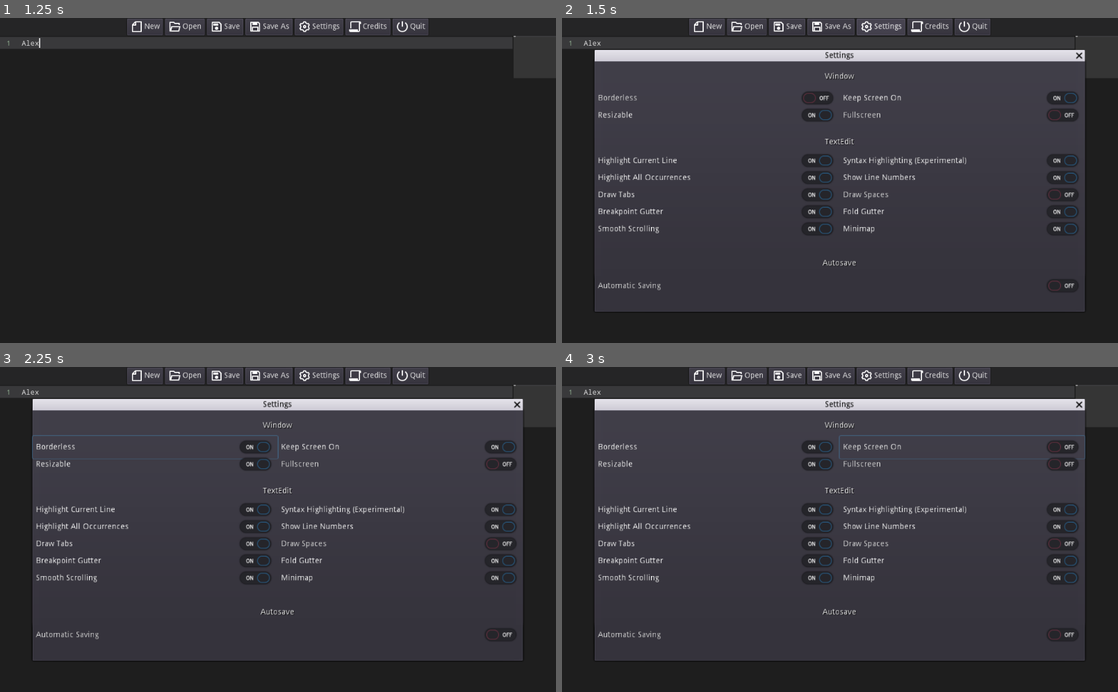
Above: before the commit, frames 1-4 (two rows, left to right).
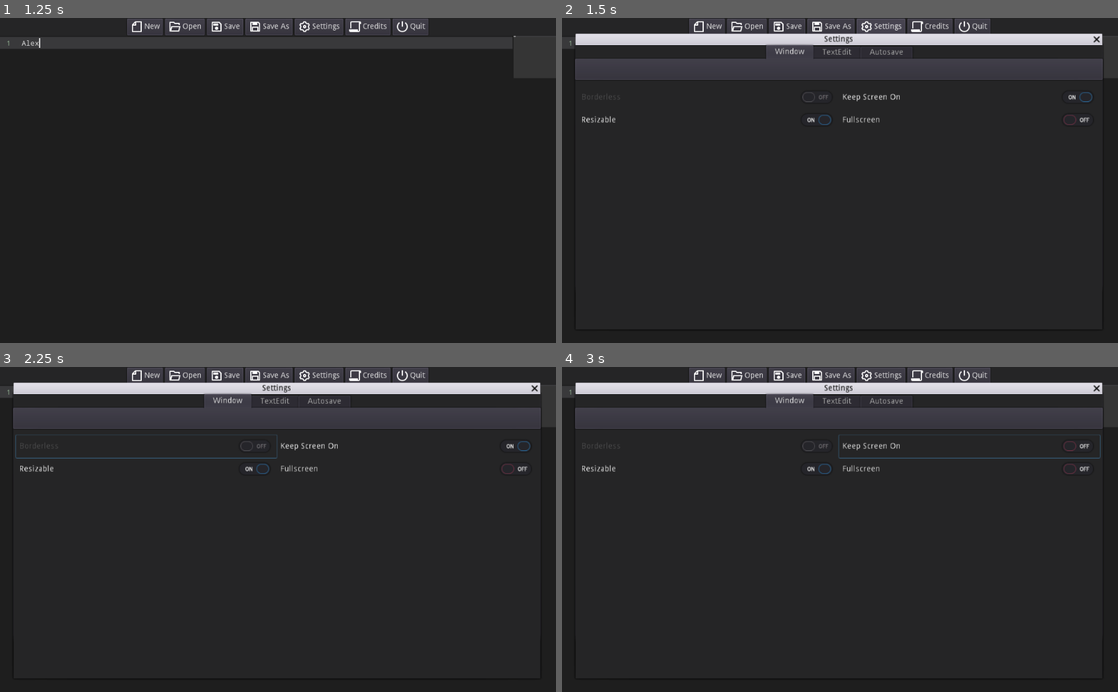
Above: after the commit, the same moments.

Repository: Ihsan-Entertainment/IE-Code
Game: Godot game, scene res://Assets/Scenes/main.tscn
Same seed, same stepped clock (60 frames per second), same inputs: the game is played once before the commit and once after it.
Inputs (mouse positions are in pixels of both pictures, inside the frame that each line leads up to):
- Up to frame 1 (1.25 s): click (278, 190) at 0.52 s; type "Alex" at 0.6 s
- Up to frame 2 (1.5 s): click "Settings" at 1.25 s
- Up to frame 3 (2.25 s): click (155, 448) at 2 s, where only the run before the commit has a clickable "Borderless"
- Up to frame 4 (3 s): click "Keep Screen On" at 2.75 s

Frame 1 is identical in both runs. In frame 2, 45% of the frame differs, in the area x 2-98%, y 4-91%; in frame 3, 45%; in frame 4, 45%.
Error before the commit: Invalid get index 'pressed' (on base: 'null instance'). (res://Assets/Scripts/main.gd:32)

Commit message:
Add v1.5.0 files

Diff:
--- a/IE Code/Assets/Scenes/main.tscn
+++ b/IE Code/Assets/Scenes/main.tscn
@@ -16,6 +16,9 @@
 [sub_resource type="DynamicFont" id=2]
 size = 13
 font_data = ExtResource( 9 )
+
+[sub_resource type="StyleBoxFlat" id=3]
+bg_color = Color( 0.145098, 0.145098, 0.14902, 1 )
 
 [node name="Main" type="Control"]
 anchor_right = 1.0
@@ -53,7 +56,6 @@
 margin_right = 298.0
 margin_bottom = 31.0
 hint_tooltip = "Creates a new file. (Ctrl+N)"
-mouse_default_cursor_shape = 2
 text = "New"
 icon = ExtResource( 2 )
 
@@ -62,7 +64,6 @@
 margin_right = 375.0
 margin_bottom = 31.0
 hint_tooltip = "Opens an existing file. (Ctrl+O)"
-mouse_default_cursor_shape = 2
 text = "Open"
 icon = ExtResource( 3 )
 
@@ -71,7 +72,6 @@
 margin_right = 446.0
 margin_bottom = 31.0
 hint_tooltip = "Saves changes to your current file. (Ctrl+S)"
-mouse_default_cursor_shape = 2
 text = "Save"
 icon = ExtResource( 1 )
 
@@ -80,7 +80,6 @@
 margin_right = 537.0
 margin_bottom = 31.0
 hint_tooltip = "Save your text as a new file or overwrite one. (Shift+Ctrl+S)"
-mouse_default_cursor_shape = 2
 text = "Save As"
 icon = ExtResource( 4 )
 
@@ -89,7 +88,6 @@
 margin_right = 630.0
 margin_bottom = 31.0
 hint_tooltip = "Opens the settings menu. (F3)"
-mouse_default_cursor_shape = 2
 text = "Settings"
 icon = ExtResource( 6 )
 
@@ -98,7 +96,6 @@
 margin_right = 717.0
 margin_bottom = 31.0
 hint_tooltip = "Shows the credits."
-mouse_default_cursor_shape = 2
 text = "Credits"
 icon = ExtResource( 5 )
 
@@ -107,7 +104,6 @@
 margin_right = 787.0
 margin_bottom = 31.0
 hint_tooltip = "Closes the application. (Alt+F4)"
-mouse_default_cursor_shape = 2
 text = "Quit"
 icon = ExtResource( 7 )
 
@@ -148,8 +144,8 @@
 mode = 0
 access = 2
 show_hidden_files = true
-current_dir = "/Users/Flexy_GG1/Documents"
-current_path = "/Users/Flexy_GG1/Documents/"
+current_dir = "/Users"
+current_path = "/Users/"
 __meta__ = {
 "_edit_use_anchors_": false
 }
@@ -163,9 +159,9 @@
 window_title = "Save File As"
 access = 2
 show_hidden_files = true
-current_dir = "/Users/Flexy_GG1"
-current_file = "Documents"
-current_path = "/Users/Flexy_GG1/Documents"
+current_dir = "/Users"
+current_file = "Users"
+current_path = "/Users/Users"
 __meta__ = {
 "_edit_use_anchors_": false
 }
@@ -199,16 +195,16 @@
 custom_colors/background_color = Color( 0.145098, 0.145098, 0.14902, 1 )
 custom_colors/number_color = Color( 1, 1, 1, 1 )
 custom_colors/font_color_readonly = Color( 1, 1, 1, 1 )
-text = "IE Code v1.4.4 for [OS]
+text = "IE Code v1.5.0 for [OS]
 Copyright (c) 2021 Ihsan Entertainment. Lincensed under the MIT License.
 For more information check out https://github.com/Ihsan-Entertainment/IE-Code/blob/main/LICENSE.md
 GitHub (source code and download): https://github.com/Ihsan-Entertainment/IE-Code
 
-</></></></></></></></></></>
+////////////////////////////////////////////////////////////////////////////////////////////////////
 
 Icons by Remixicon (https://remixicon.com)
 
-</></></></></></></></></></>
+////////////////////////////////////////////////////////////////////////////////////////////////////
 
 Code font: Droid Sans Mono
 
@@ -226,7 +222,7 @@
 See the License for the specific language governing permissions and
 limitations under the License.
 
-</></></></></></></></></></>
+////////////////////////////////////////////////////////////////////////////////////////////////////
 
 This game uses Godot Engine, available under the following license:
 
@@ -254,45 +250,57 @@
 }
 
 [node name="Settings" type="WindowDialog" parent="."]
-margin_left = 60.0
-margin_top = 80.0
-margin_right = 920.0
-margin_bottom = 520.0
+margin_left = 25.0
+margin_top = 50.0
+margin_right = 949.0
+margin_bottom = 550.0
 rect_scale = Vector2( 1.05, 1.05 )
 window_title = "Settings"
 __meta__ = {
 "_edit_use_anchors_": false
 }
 
-[node name="Window" type="Label" parent="Settings"]
-margin_left = 404.0
-margin_top = 20.0
-margin_right = 455.0
-margin_bottom = 34.0
-custom_colors/font_color_shadow = Color( 0, 0, 0, 1 )
-text = "Window"
-align = 1
-valign = 1
-__meta__ = {
-"_edit_use_anchors_": false
-}
-
-[node name="Borderless" type="CheckButton" parent="Settings"]
-margin_top = 45.0
-margin_right = 430.0
-margin_bottom = 85.0
+[node name="Background" type="Panel" parent="Settings"]
+margin_right = 924.0
+margin_bottom = 500.0
+custom_styles/panel = SubResource( 3 )
+__meta__ = {
+"_edit_use_anchors_": false
+}
+
+[node name="TabContainer" type="TabContainer" parent="Settings"]
+margin_right = 924.0
+margin_bottom = 60.0
+__meta__ = {
+"_edit_use_anchors_": false
+}
+
+[node name="Window" type="Tabs" parent="Settings/TabContainer"]
+anchor_right = 1.0
+anchor_bottom = 1.0
+margin_left = 4.0
+margin_top = 32.0
+margin_right = -4.0
+margin_bottom = -4.0
+
+[node name="Borderless" type="CheckButton" parent="Settings/TabContainer/Window"]
+anchor_right = 1.0
+anchor_bottom = 1.0
+margin_top = 40.0
+margin_right = -458.0
+margin_bottom = 56.0
 hint_tooltip = "Forces the main window to be borderless."
-mouse_default_cursor_shape = 2
+disabled = true
 text = "Borderless"
 __meta__ = {
 "_edit_use_anchors_": false
 }
 
-[node name="EnergySaving" type="CheckButton" parent="Settings"]
-margin_left = 430.0
-margin_top = 45.0
-margin_right = 860.0
-margin_bottom = 85.0
+[node name="EnergySaving" type="CheckButton" parent="Settings/TabContainer/Window"]
+margin_left = 458.0
+margin_top = 40.0
+margin_right = 916.0
+margin_bottom = 80.0
 hint_tooltip = "If enabled, keeps the screen on (even in case of
 inactivity), so the screen saver does not take over."
 pressed = true
@@ -301,23 +309,22 @@
 "_edit_use_anchors_": false
 }
 
-[node name="Resizable" type="CheckButton" parent="Settings"]
-margin_top = 75.0
-margin_right = 430.0
-margin_bottom = 115.0
+[node name="Resizable" type="CheckButton" parent="Settings/TabContainer/Window"]
+margin_top = 80.0
+margin_right = 458.0
+margin_bottom = 120.0
 hint_tooltip = "Allows the window to be resizable by default."
-mouse_default_cursor_shape = 2
 pressed = true
 text = "Resizable"
 __meta__ = {
 "_edit_use_anchors_": false
 }
 
-[node name="Fullscreen" type="CheckButton" parent="Settings"]
-margin_left = 430.0
-margin_top = 75.0
-margin_right = 860.0
-margin_bottom = 115.0
+[node name="Fullscreen" type="CheckButton" parent="Settings/TabContainer/Window"]
+margin_left = 458.0
+margin_top = 80.0
+margin_right = 916.0
+margin_bottom = 120.0
 hint_tooltip = "Sets the window to full screen.
 
 Note that this is not exclusive fullscreen. On Windows and
@@ -326,178 +333,158 @@
 
 Regardless to the platform, enabling fullscreen will change the
 window size to the monitor's size."
-mouse_default_cursor_shape = 2
 text = "Fullscreen"
 __meta__ = {
 "_edit_use_anchors_": false
 }
 
-[node name="TextEdit" type="Label" parent="Settings"]
-margin_left = 404.0
-margin_top = 135.0
-margin_right = 455.0
-margin_bottom = 149.0
-custom_colors/font_color_shadow = Color( 0, 0, 0, 1 )
-text = "TextEdit"
-align = 1
-valign = 1
-__meta__ = {
-"_edit_use_anchors_": false
-}
-
-[node name="HighlightCurrentLine" type="CheckButton" parent="Settings"]
-margin_top = 155.0
-margin_right = 430.0
-margin_bottom = 195.0
+[node name="TextEdit" type="Tabs" parent="Settings/TabContainer"]
+visible = false
+anchor_right = 1.0
+anchor_bottom = 1.0
+margin_left = 4.0
+margin_top = 32.0
+margin_right = -4.0
+margin_bottom = -4.0
+
+[node name="HighlightCurrentLine" type="CheckButton" parent="Settings/TabContainer/TextEdit"]
+margin_top = 40.0
+margin_right = 458.0
+margin_bottom = 80.0
 hint_tooltip = "If enabled, the line containing the cursor is
 highlighted."
-mouse_default_cursor_shape = 2
 pressed = true
 text = "Highlight Current Line"
 __meta__ = {
 "_edit_use_anchors_": false
 }
 
-[node name="SyntaxHighlighting" type="CheckButton" parent="Settings"]
-margin_left = 430.0
-margin_top = 155.0
-margin_right = 860.0
-margin_bottom = 195.0
+[node name="HighligtAllOccurrences" type="CheckButton" parent="Settings/TabContainer/TextEdit"]
+margin_top = 80.0
+margin_right = 458.0
+margin_bottom = 120.0
+hint_tooltip = "If enabled, all occurrences of the selected text will be
+highlighted."
+pressed = true
+text = "Highlight All Occurrences"
+__meta__ = {
+"_edit_use_anchors_": false
+}
+
+[node name="SyntaxHighlighting" type="CheckButton" parent="Settings/TabContainer/TextEdit"]
+margin_left = 458.0
+margin_top = 40.0
+margin_right = 916.0
+margin_bottom = 80.0
 hint_tooltip = "If enabled, any custom colour properties that have been
 set for the TextEdit will be visible."
-mouse_default_cursor_shape = 2
 pressed = true
 text = "Syntax Highlighting (Experimental)"
 __meta__ = {
 "_edit_use_anchors_": false
 }
 
-[node name="HighligtAllOccurrences" type="CheckButton" parent="Settings"]
-margin_top = 185.0
-margin_right = 430.0
-margin_bottom = 225.0
-hint_tooltip = "If enabled, all occurrences of the selected text will be
-highlighted."
-mouse_default_cursor_shape = 2
-pressed = true
-text = "Highlight All Occurrences"
-__meta__ = {
-"_edit_use_anchors_": false
-}
-
-[node name="LineNumbers" type="CheckButton" parent="Settings"]
-margin_left = 430.0
-margin_top = 185.0
-margin_right = 860.0
-margin_bottom = 225.0
+[node name="LineNumbers" type="CheckButton" parent="Settings/TabContainer/TextEdit"]
+margin_left = 458.0
+margin_top = 80.0
+margin_right = 916.0
+margin_bottom = 120.0
 hint_tooltip = "If enabled, line numbers are displayed to the left of
 the text."
-mouse_default_cursor_shape = 2
 pressed = true
 text = "Show Line Numbers"
 __meta__ = {
 "_edit_use_anchors_": false
 }
 
-[node name="DrawTabs" type="CheckButton" parent="Settings"]
-margin_top = 215.0
-margin_right = 430.0
-margin_bottom = 255.0
+[node name="DrawTabs" type="CheckButton" parent="Settings/TabContainer/TextEdit"]
+margin_top = 120.0
+margin_right = 458.0
+margin_bottom = 160.0
 hint_tooltip = "If enabled, the \"tab\" character will have a visible
 representation."
-mouse_default_cursor_shape = 2
 pressed = true
 text = "Draw Tabs"
 __meta__ = {
 "_edit_use_anchors_": false
 }
 
-[node name="DrawSpaces" type="CheckButton" parent="Settings"]
-margin_left = 430.0
-margin_top = 215.0
-margin_right = 860.0
-margin_bottom = 255.0
+[node name="DrawSpaces" type="CheckButton" parent="Settings/TabContainer/TextEdit"]
+margin_left = 458.0
+margin_top = 120.0
+margin_right = 916.0
+margin_bottom = 160.0
 hint_tooltip = "If enabled, the \"space\" character will have a visible
 representation."
-mouse_default_cursor_shape = 2
 text = "Draw Spaces"
 __meta__ = {
 "_edit_use_anchors_": false
 }
 
-[node name="BreakpointGutter" type="CheckButton" parent="Settings"]
-margin_top = 245.0
-margin_right = 430.0
-margin_bottom = 285.0
+[node name="BreakpointGutter" type="CheckButton" parent="Settings/TabContainer/TextEdit"]
+margin_top = 160.0
+margin_right = 458.0
+margin_bottom = 200.0
 hint_tooltip = "If enabled, the breakpoint gutter is visible."
-mouse_default_cursor_shape = 2
 pressed = true
 text = "Breakpoint Gutter"
 __meta__ = {
 "_edit_use_anchors_": false
 }
 
-[node name="FoldGutter" type="CheckButton" parent="Settings"]
-margin_left = 430.0
-margin_top = 245.0
-margin_right = 860.0
-margin_bottom = 285.0
+[node name="FoldGutter" type="CheckButton" parent="Settings/TabContainer/TextEdit"]
+margin_left = 458.0
+margin_top = 160.0
+margin_right = 916.0
+margin_bottom = 200.0
 hint_tooltip = "If enabled, the fold gutter is visible. This enables
 folding groupes of intented lines."
-mouse_default_cursor_shape = 2
 pressed = true
 text = "Fold Gutter"
 __meta__ = {
 "_edit_use_anchors_": false
 }
 
-[node name="SmoothScrolling" type="CheckButton" parent="Settings"]
-margin_top = 275.0
-margin_right = 430.0
-margin_bottom = 315.0
+[node name="SmoothScrolling" type="CheckButton" parent="Settings/TabContainer/TextEdit"]
+margin_top = 200.0
+margin_right = 458.0
+margin_bottom = 240.0
 hint_tooltip = "If enabled, sets the step of the scrollbar to 0.25
 which results in smoother scrolling."
-mouse_default_cursor_shape = 2
 pressed = true
 text = "Smooth Scrolling"
 __meta__ = {
 "_edit_use_anchors_": false
 }
 
-[node name="Minimap" type="CheckButton" parent="Settings"]
-margin_left = 430.0
-margin_top = 275.0
-margin_right = 860.0
-margin_bottom = 315.0
+[node name="Minimap" type="CheckButton" parent="Settings/TabContainer/TextEdit"]
+margin_left = 458.0
+margin_top = 200.0
+margin_right = 916.0
+margin_bottom = 240.0
 hint_tooltip = "Ife enabled, a minimap is shown, providing an outline
 of your code."
-mouse_default_cursor_shape = 2
 pressed = true
 text = "Minimap"
 __meta__ = {
 "_edit_use_anchors_": false
 }
 
-[node name="AutoSave" type="Label" parent="Settings"]
-margin_left = 398.0
-margin_top = 348.0
-margin_right = 461.0
-margin_bottom = 362.0
-custom_colors/font_color_shadow = Color( 0, 0, 0, 1 )
-text = "Autosave"
-align = 1
-valign = 1
-__meta__ = {
-"_edit_use_anchors_": false
-}
-
-[node name="AutoSaving" type="CheckButton" parent="Settings"]
-margin_top = 375.0
-margin_right = 860.0
-margin_bottom = 415.0
+[node name="Autosave" type="Tabs" parent="Settings/TabContainer"]
+visible = false
+anchor_right = 1.0
+anchor_bottom = 1.0
+margin_left = 4.0
+margin_top = 32.0
+margin_right = -4.0
+margin_bottom = -4.0
+
+[node name="AutoSaving" type="CheckButton" parent="Settings/TabContainer/Autosave"]
+margin_top = 40.0
+margin_right = 458.0
+margin_bottom = 80.0
 hint_tooltip = "If enabled, changes to the current file will be saved in real time.
 Requires that the file already exists and is saved somewhere."
-mouse_default_cursor_shape = 2
 text = "Automatic Saving"
 __meta__ = {
 "_edit_use_anchors_": false
Not shown: 1 places in IE Code/Assets/Scenes/main.tscn that only renumber resources
